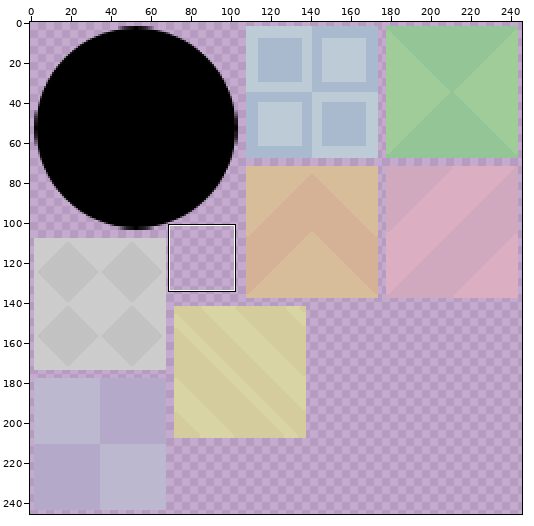
Edited in one commit: sprite sheet (src/assets/spriteSheets/game-assets.png). The first picture is a wide view before the edit; the outline marks the close-up.
Close-up. Old version:
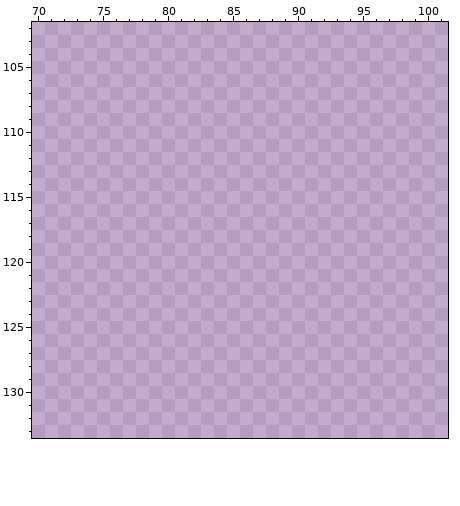
The file is 246x246 pixels. Pixels under 10% opacity are left out. Colours within 5 levels of each other are drawn and written as one. Shown: x 70..101, y 102..133.
Now the later version:
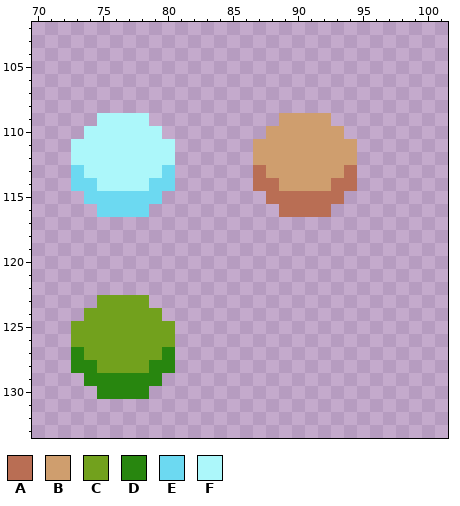
Palette (. is transparent): A #b96e54  B #cf9e6e  C #72a11d  D #28860f  E #6cd9f1  F #acf7fa
Changes in this commit:
Colour A is added in row 113 at x 87 and 94; in row 114 at x 87 to 88 and 93 to 94; in row 115 at x 88 to 93; in row 116 at x 89 to 92.
Colour B is added in row 109 at x 89 to 92; in row 110 at x 88 to 93; in rows 111 to 112 at x 87 to 94; in row 113 at x 88 to 93; in row 114 at x 89 to 92.
Colour C is added in row 123 at x 75 to 78; in row 124 at x 74 to 79; in rows 125 to 126 at x 73 to 80; in row 127 at x 74 to 79; in row 128 at x 75 to 78.
Colour D is added in row 127 at x 73 and 80; in row 128 at x 73 to 74 and 79 to 80; in row 129 at x 74 to 79; in row 130 at x 75 to 78.
Colour E is added in row 113 at x 73 and 80; in row 114 at x 73 to 74 and 79 to 80; in row 115 at x 74 to 79; in row 116 at x 75 to 78.
Colour F is added in row 109 at x 75 to 78; in row 110 at x 74 to 79; in rows 111 to 112 at x 73 to 80; in row 113 at x 74 to 79; in row 114 at x 75 to 78.
